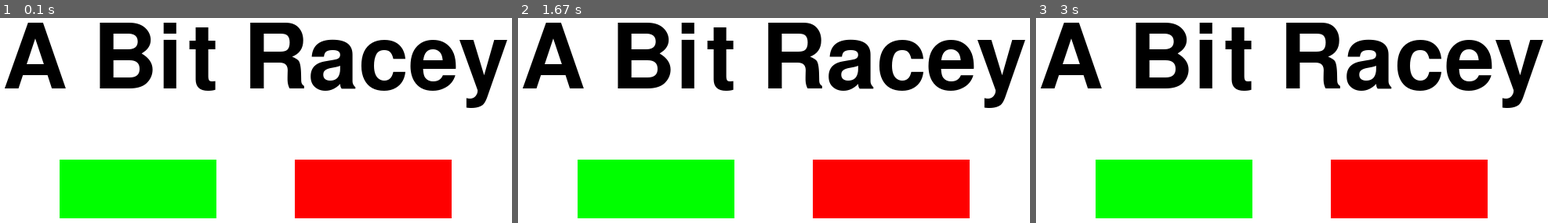
Above: before the commit, frames 1-3 (left to right).
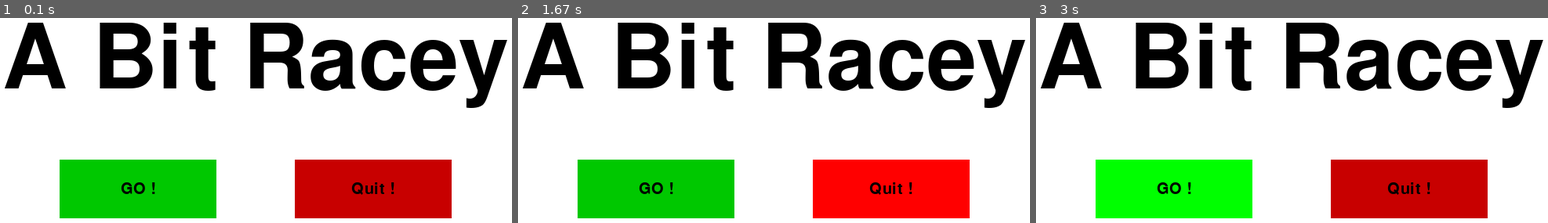
Above: after the commit, the same moments.

Repository: BriceBoy/pygame-tuto
Game: pygame game, started from game.py
The game is run twice, just before and just after one commit, with the same random seed, the same clock (stepped at 60 frames per second) and the same inputs.
Inputs (mouse positions are in pixels of both pictures, inside the frame that each line leads up to):
- Up to frame 1 (0.1 s): no input
- Up to frame 2 (1.67 s): click (656, 188) at 0.42 s, where only the run after the commit has a clickable "GO !"; click (748, 83) at 0.77 s; click (835, 165) at 1.6 s
- Up to frame 3 (3 s): click (outside the picture) at 1.93 s; click (1174, 188) at 2.77 s, where only the run after the commit has a clickable "GO !"

The runs differ from the first frame. In frame 1, 18% of the frame differs, in the area x 11-89%, y 69-98%; in frame 2, 9.0%; in frame 3, 9.0%.

Commit message:
finished steps 12, 13

Diff:
--- a/game.py
+++ b/game.py
@@ -64,6 +64,8 @@
 
 black = (0, 0, 0)
 white = (255, 255, 255)
+dark_red = (200, 0, 0)
+dark_green = (0, 200, 0)
 red = (255, 0, 0)
 green = (0, 255, 0)
 
@@ -87,7 +89,7 @@
     pygame.draw.rect(
         game_display,
         obstacle.color,
-        [obstacle.x, obstacle.y, obstacle.width, obstacle.height],
+        [obstacle.x, obstacle.y, obstacle.width, obstacle.height]
     )
 
 
@@ -119,6 +121,9 @@
 
 def game_intro():
     intro = True
+    big_font = pygame.font.Font("freesansbold.ttf", 115)
+    small_font = pygame.font.Font("freesansbold.ttf", 20)
+
     while intro:
         for event in pygame.event.get():
             if event.type == pygame.QUIT:
@@ -126,13 +131,29 @@
                 quit()
 
         game_display.fill(white)
-        font = pygame.font.Font("freesansbold.ttf", 115)
-        intro_surface, intro_rectangle = text_objects("A Bit Racey", font)
-        intro_rectangle.center = ((display_width / 2), (display_height / 2))
-        game_display.blit(intro_surface, intro_rectangle)
-
-        pygame.draw.rect(game_display, green, (150, 425, 200, 75))
-        pygame.draw.rect(game_display, red, (450, 425, 200, 75))
+        title_surface, title_rectangle = text_objects("A Bit Racey", big_font)
+        title_rectangle.center = ((display_width / 2), (display_height / 2))
+        game_display.blit(title_surface, title_rectangle)
+
+        mouse = pygame.mouse.get_pos()
+        mouse_x, mouse_y = mouse
+
+        if 150 <= mouse_x <= 150 + 200 and 425 <= mouse_y <= 500:
+            pygame.draw.rect(game_display, green, (150, 425, 200, 75))
+        else:
+            pygame.draw.rect(game_display, dark_green, (150, 425, 200, 75))
+        if 450 <= mouse_x <= 450 + 200 and 425 <= mouse_y <= 500:
+            pygame.draw.rect(game_display, red, (450, 425, 200, 75))
+        else:
+            pygame.draw.rect(game_display, dark_red, (450, 425, 200, 75))
+
+        go_surface, go_rectangle = text_objects("GO !", small_font)
+        go_rectangle.center = (150 + (200 / 2), 425 + (75 / 2))
+        game_display.blit(go_surface, go_rectangle)
+
+        quit_surface, quit_rectangle = text_objects("Quit !", small_font)
+        quit_rectangle.center = (450 + (200 / 2), 425 + (75 / 2))
+        game_display.blit(quit_surface, quit_rectangle)
 
         pygame.display.update()
         clock.tick(15)
